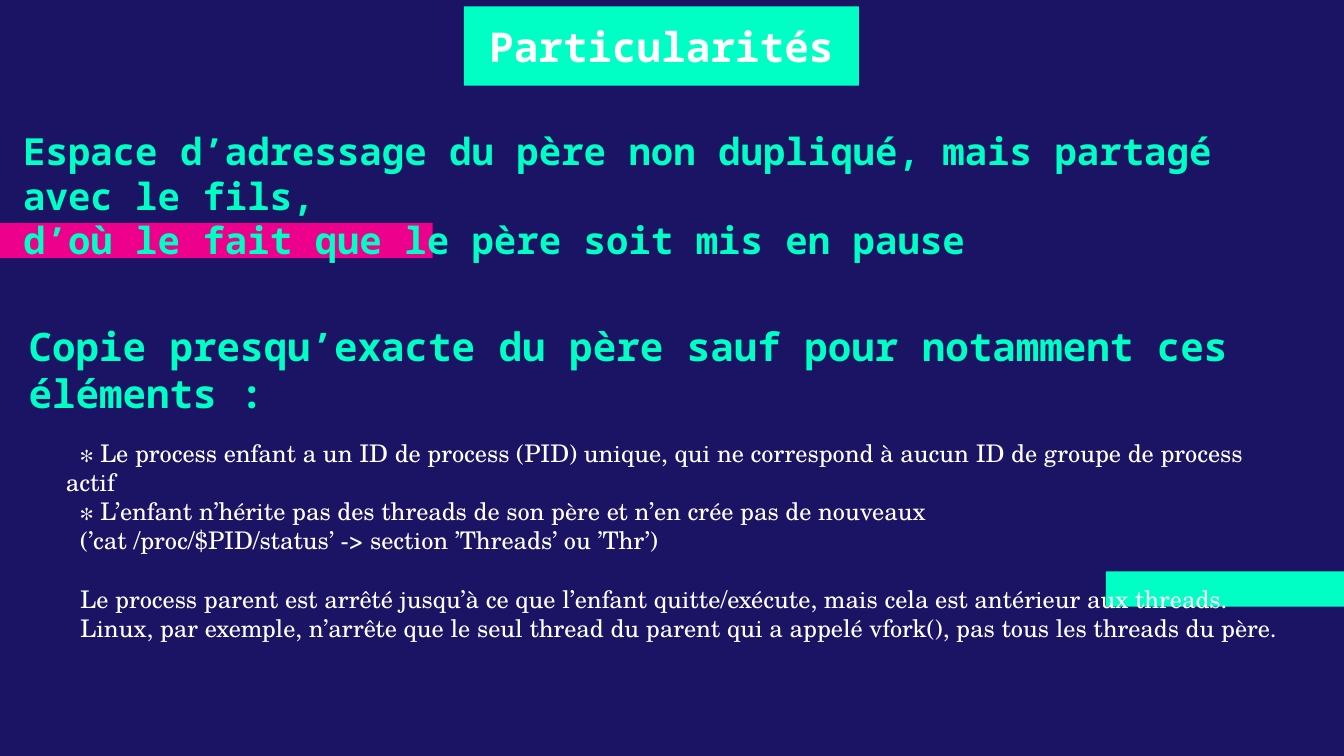
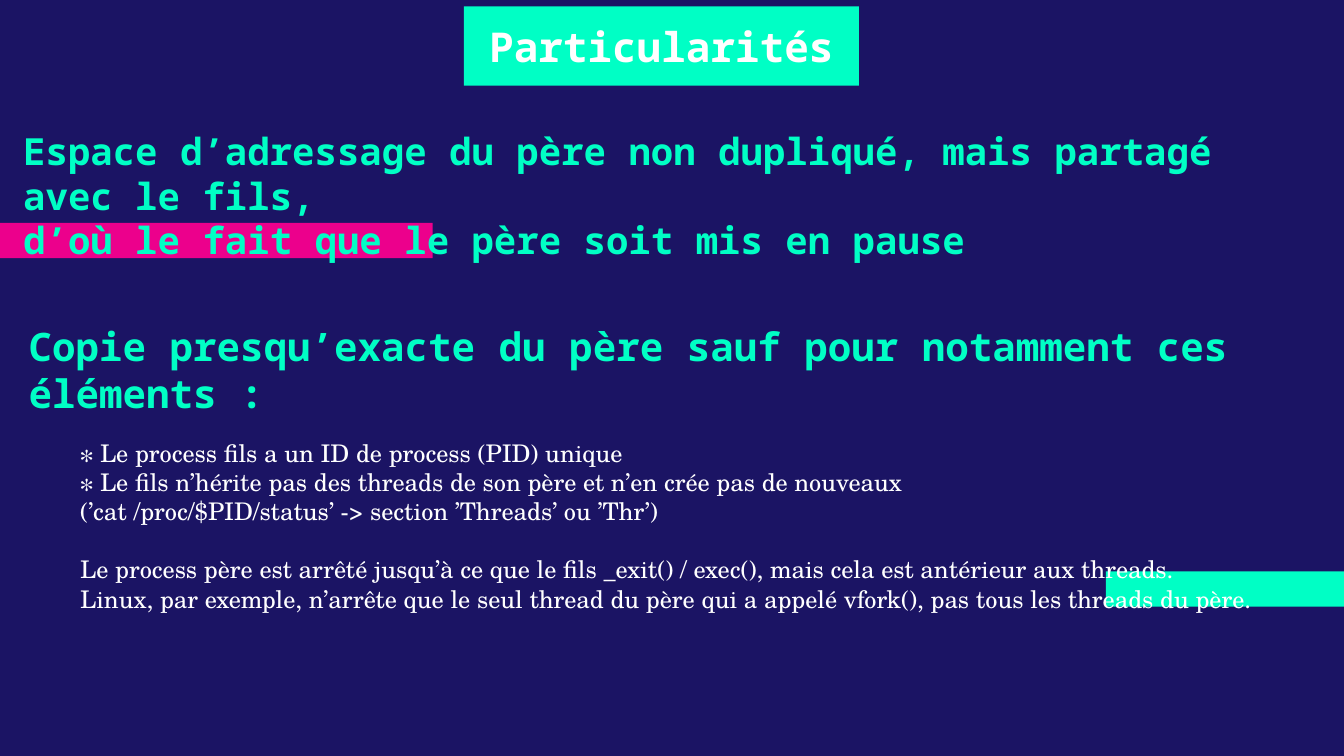
Before and after one commit to leomols97/sysg6_2022, a slide deck: slide 16 of Août/MOLS_FORK_VFORK_CLONE/Documents/MOLS_FORK_VFORK_CLONE.pptx. Drawn at 1344x756 pixels with LibreOffice and Linux fonts; fonts in the diff are those of the drawing. Boxes give left, top, right and bottom in pixels: in the first picture for what was removed or moved away, otherwise in the second. Text is boxed around its words. In the diff, an @@ line names an element or a change of style, - is before the commit and + after.

```diff
--- a/Août/MOLS_FORK_VFORK_CLONE/Documents/MOLS_FORK_VFORK_CLONE.pptx
+++ b/Août/MOLS_FORK_VFORK_CLONE/Documents/MOLS_FORK_VFORK_CLONE.pptx
@@ text at <box>100,444,901,496</box>: text changed @@
-∗ Le process enfant a un ID de process (PID) unique, qui ne correspond à aucun ID de groupe de process actif
-∗ L’enfant n’hérite pas des threads de son père et n’en crée pas de nouveaux
+∗ Le process fils a un ID de process (PID) unique
+∗ Le fils n’hérite pas des threads de son père et n’en crée pas de nouveaux
@@ text at <box>80,560,1252,615</box>: text changed @@
-Le process parent est arrêté jusqu’à ce que l’enfant quitte/exécute, mais cela est antérieur aux threads.
-Linux, par exemple, n’arrête que le seul thread du parent qui a appelé vfork(), pas tous les threads du père.
+Le process père est arrêté jusqu’à ce que le fils _exit() / exec(), mais cela est antérieur aux threads.
+Linux, par exemple, n’arrête que le seul thread du père qui a appelé vfork(), pas tous les threads du père.
```
Also in this commit, not shown: 19 other slides changed, 1 slide removed, 7 other files.
